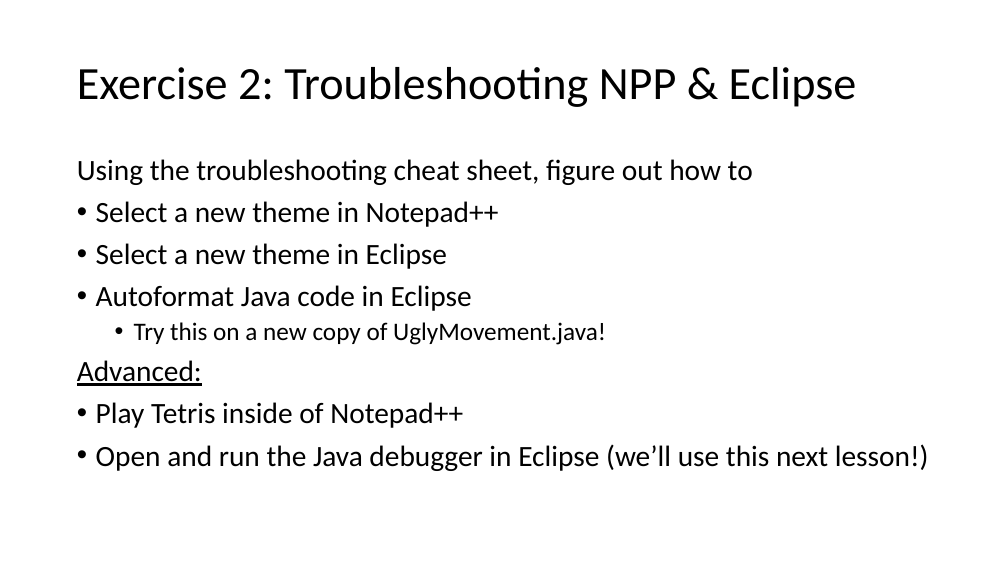
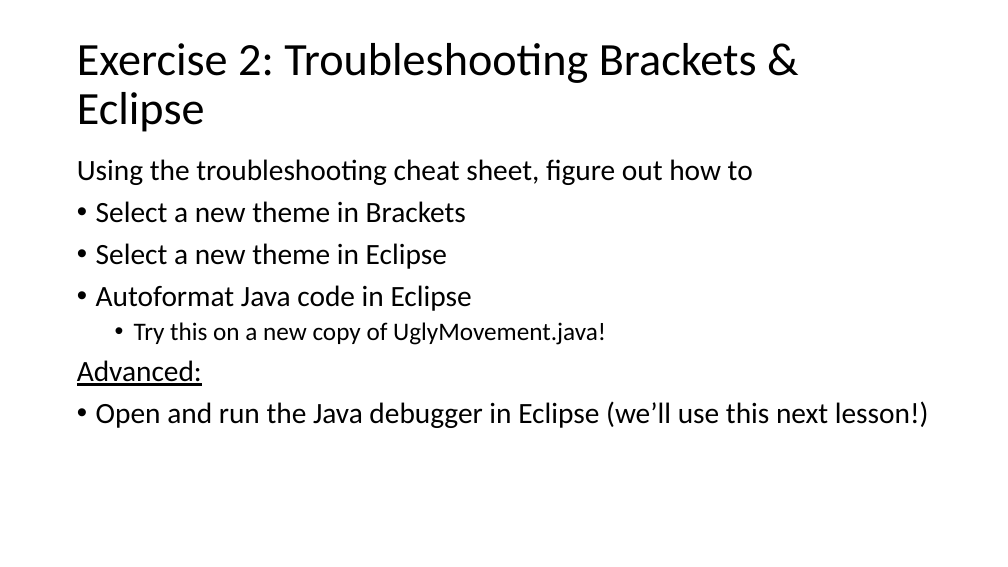
Before and after one commit to kcarta/programming-workshop, a slide deck: slide 24 of Presentations/4. TipsAndTricks.pptx. Drawn at 1008x567 pixels with LibreOffice and Linux fonts; fonts in the diff are those of the drawing. Boxes give left, top, right and bottom in pixels: in the first picture for what was removed or moved away, otherwise in the second. Text is boxed around its words. In the diff, an @@ line names an element or a change of style, - is before the commit and + after.

Commit message:
Add updated 4th presentation

```diff
--- a/Presentations/4. TipsAndTricks.pptx
+++ b/Presentations/4. TipsAndTricks.pptx
@@ title at box(77, 43, 757, 132): text changed @@
-Exercise 2: Troubleshooting NPP & Eclipse
+Exercise 2: Troubleshooting Brackets & Eclipse
@@ text at box(96, 201, 466, 223): text changed @@
-• Select a new theme in Notepad++
+• Select a new theme in Brackets
@@ text at box(96, 402, 463, 428): paragraph removed @@
-• Play Tetris inside of Notepad++
```
